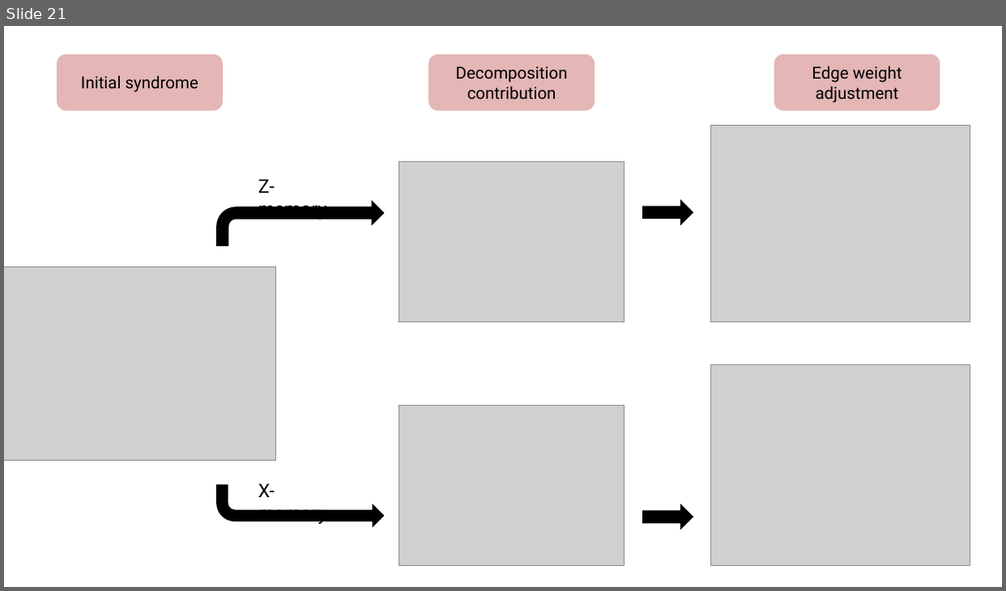
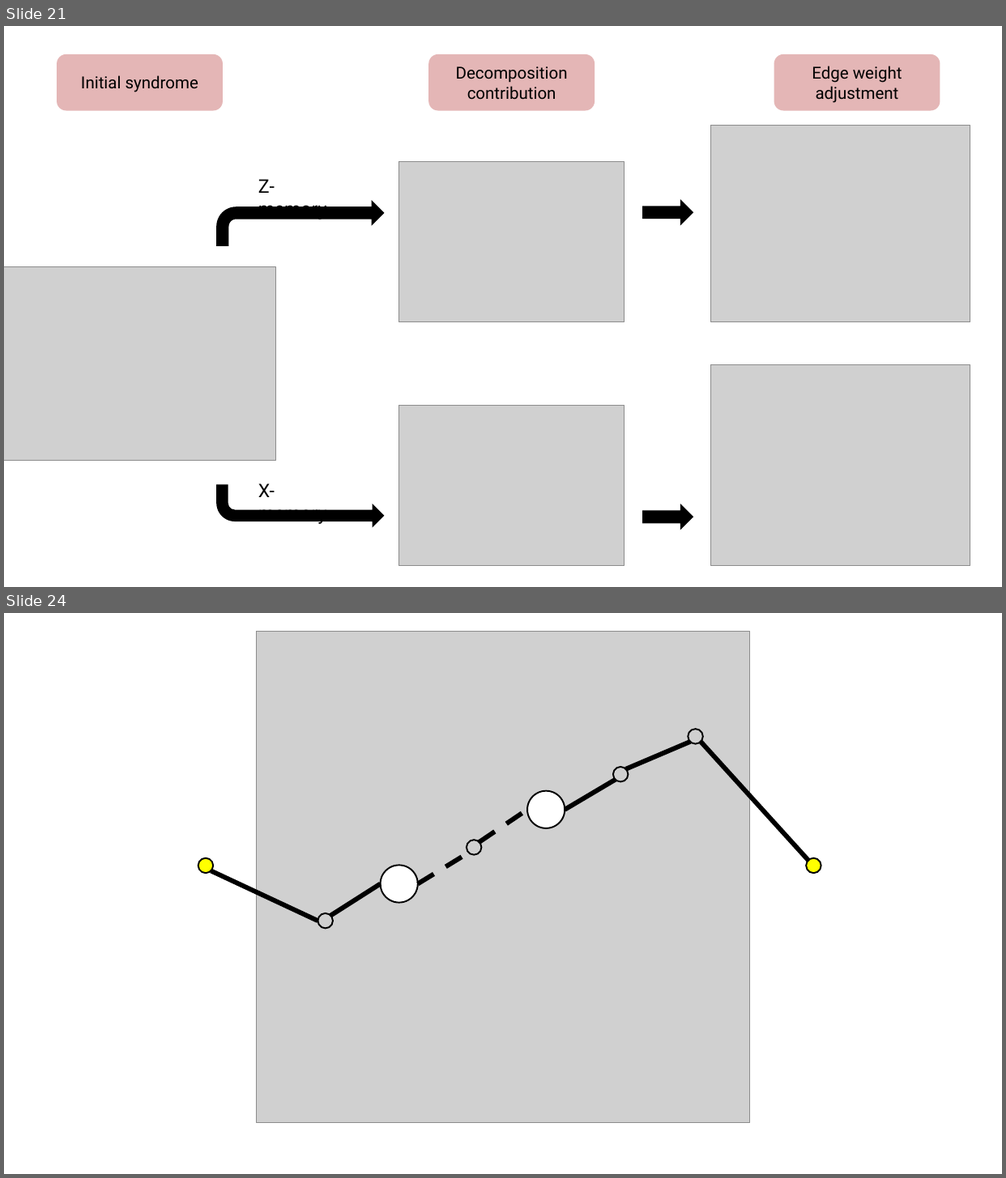
Before and after one commit to acatspirit/correlated_error_biased_noise, a slide deck: paper_diagrams/paper_scratch_images.pptx. Shown one above the other, each under a label of ours: slide 21 before the commit, slides 21 and 24 after it; the slides between them are not shown. The pictures are 1006x591 and 1006x1178 pixels, drawn with LibreOffice and Linux fonts; fonts in the diff are those of the drawing; grey boxes stand for pictures. Boxes give left, top, right and bottom in pixels: in the first picture for what was removed or moved away, otherwise in the second. Text is boxed around its words. In the diff, an @@ line names an element or a change of style, - is before the commit and + after.

```diff
--- a/paper_diagrams/paper_scratch_images.pptx
+++ b/paper_diagrams/paper_scratch_images.pptx
@@ slide 24 added at [4,613,1002,1174], background #FFFFFF @@
@@ picture added at [257,631,750,1122] @@
@@ ellipse added at [688,729,703,744], outline #000000 1.5 pt @@
@@ line added from (626, 769) to (691, 742), #000000 4.5 pt @@
@@ line added from (701, 742) to (809, 861), #000000 4.5 pt @@
@@ line added from (565, 810) to (616, 780), #000000 4.5 pt @@
@@ ellipse added at [613,767,629,782], outline #000000 1.5 pt @@
@@ ellipse added at [527,791,565,828], fill #FFFFFF, outline #000000 1.5 pt @@
@@ line added from (479, 842) to (527, 810), #000000 4.5 pt dashed @@
@@ line added from (418, 884) to (469, 853), #000000 4.5 pt dashed @@
@@ ellipse added at [467,840,482,855], outline #000000 1.5 pt @@
@@ ellipse added at [198,858,213,874], fill #FFFF00, outline #000000 1.5 pt @@
@@ line added from (317, 921) to (211, 871), #000000 4.5 pt @@
@@ ellipse added at [381,865,418,903], fill #FFFFFF, outline #000000 1.5 pt @@
@@ ellipse added at [807,858,821,874], fill #FFFF00, outline #000000 1.5 pt @@
@@ line added from (330, 915) to (381, 884), #000000 4.5 pt @@
@@ ellipse added at [317,914,333,928], outline #000000 1.5 pt @@
```
Also in this commit, not shown: 4 other slides added, 11 other files.
